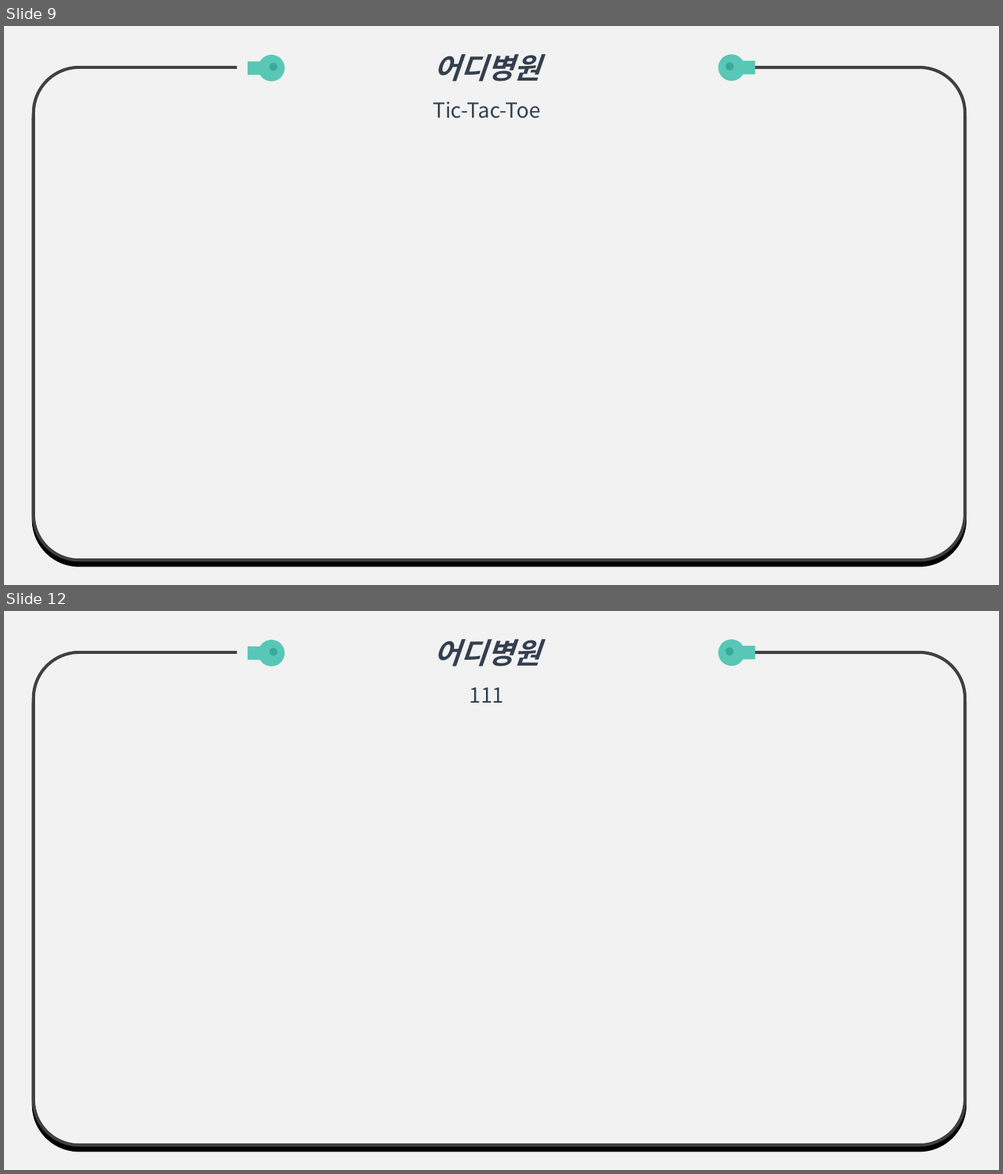
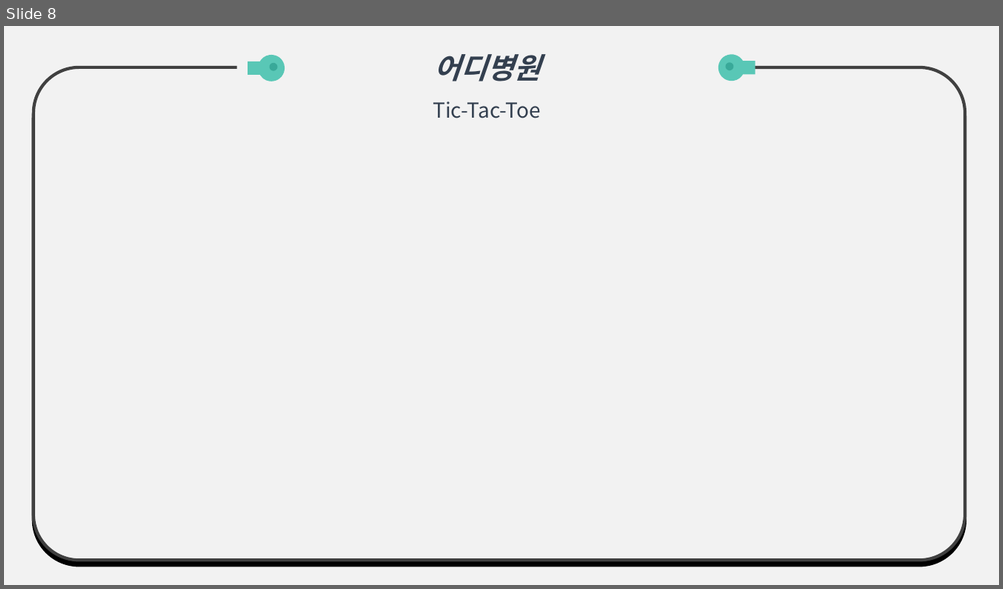
Before and after one commit to WOOLUCY/scriptlang, a slide deck: TermProject/Presentation/Planning/PPT 1.pptx. Shown one above the other, each under a label of ours: slides 9 and 12 before the commit, slide 8 after it; the slides between them are not shown. The pictures are 1003x1174 and 1003x589 pixels, drawn with LibreOffice and Linux fonts; fonts in the diff are those of the drawing. Boxes give left, top, right and bottom in pixels: in the first picture for what was removed or moved away, otherwise in the second. Text is boxed around its words. In the diff, an @@ line names an element or a change of style, - is before the commit and + after.

```diff
--- a/TermProject/Presentation/Planning/PPT 1.pptx
+++ b/TermProject/Presentation/Planning/PPT 1.pptx
@@ slide 12 removed at [4,611,999,1170], background #F2F2F2 @@
@@ rounded rectangle removed at [34,652,965,1146] @@
@@ freeform shape removed at [248,640,285,667] @@
@@ freeform shape removed at [270,648,278,657] @@
@@ text removed at [433,639,540,703] @@
-어디병원
-111
@@ freeform shape removed at [718,639,755,667] @@
@@ freeform shape removed at [726,647,734,655] @@
@@ what was slide 9 is now slide 8 @@
```
Also in this commit, not shown: 2 slides changed, 1 slide added, 3 other slides removed.
